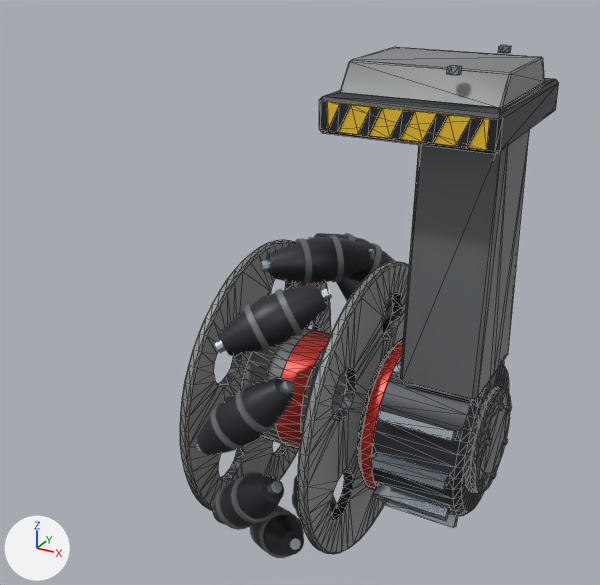
An edit to the FBX model Tools/ModelFactory/R4Movement940/R4M_OmniDrive/R4M_OmniDrive.fbx, drawn before and after from the same camera.
Camera for both pictures: a 50 mm camera at (0.479, -0.922, 0.402) aimed at (-0.026, -0.003, -0.057). Every picture has the same lights, and +X, +Y and +Z are marked at lower left. The picture after the commit comes second. Mesh edges are drawn as thin lines on the coarser meshes. Where no turn or scale is listed for an object, it has been applied to the vertices.

In view in the first picture: 'R4M_OmniDrive_Hub', 'R4M_OmniDrive_MotorPod', 'R4M_OmniDrive_Roller_01', 'R4M_OmniDrive_Roller_02', 'R4M_OmniDrive_Roller_03', 'R4M_OmniDrive_Roller_04', 'R4M_OmniDrive_Roller_09', 'R4M_OmniDrive_Roller_10' and 2 more.
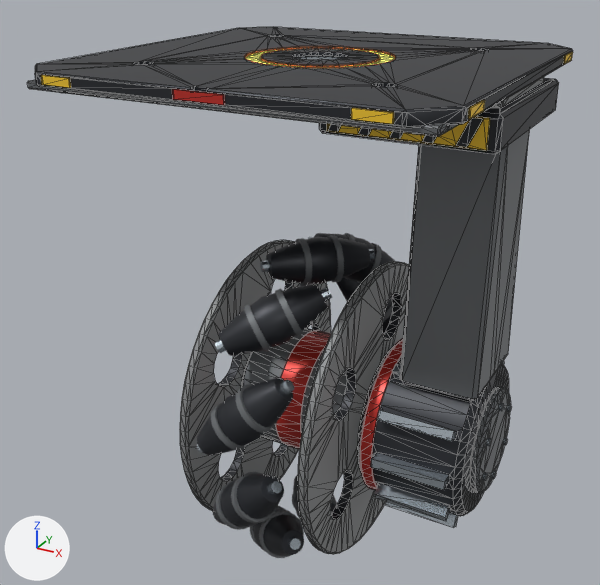
Pixel boxes [x1, y1, x2, y2] of what changed, in the pictures (600 x 585 px):
'R4M_OmniDrive_MotorPod', reshaped (127% wider): before [319, 45, 559, 528]; after [27, 27, 573, 528]
part 1 of me_r4m_omnidrive_motorpod, added: after [296, 55, 343, 60]
part 2 of me_r4m_omnidrive_motorpod, added: after [246, 48, 395, 68]
part 3 of me_r4m_omnidrive_motorpod, deleted: before [498, 45, 511, 53]
part 4 of me_r4m_omnidrive_motorpod, deleted: before [447, 66, 462, 75]
part 5 of me_r4m_omnidrive_motorpod, built on: before [340, 47, 545, 108]; after [27, 27, 573, 137]

The change, as a diff of the scene's bpy script:
```diff
--- a/Tools/ModelFactory/R4Movement940/R4M_OmniDrive/R4M_OmniDrive.fbx.py
+++ b/Tools/ModelFactory/R4Movement940/R4M_OmniDrive/R4M_OmniDrive.fbx.py
@@ mat_energy_hot @@
+mat_energy_hot = principled_material('Energy_Hot')
+mat_energy_hot.base_color = (1.0, 0.38, 0.06)  # orange #ffa645
+mat_energy_hot.roughness = 0.25
+mat_energy_hot.emission_color = (1.0, 0.22, 0.02)  # orange #ff8127
+mat_energy_hot.emission_strength = 3.5
@@ me_r4m_omnidrive_motorpod @@
 # used by ob_r4m_omnidrive_motorpod; location = (0.0, 0.0, 0.0)
-me_r4m_omnidrive_motorpod.from_pydata(...)  # 804 vertices, 1592 faces; spans x 0.06..0.266, y -0.123..0.122, z -0.33..0.273
+me_r4m_omnidrive_motorpod.from_pydata(...)  # 1472 vertices, 2916 faces; spans x -0.256..0.266, y -0.256..0.256, z -0.33..0.26
+# me_r4m_omnidrive_motorpod part 1: a new loose piece, a 24-sided cylinder along z spanning x -0.0325..0.0325, y -0.0325..0.0325, z 0.2538..0.256, in mat_steel_light (light grey #c4ced7)
+# me_r4m_omnidrive_motorpod part 2: a new loose piece of 96 vertices spanning x -0.09..0.09, y -0.09..0.091, z 0.256..0.258, in mat_energy_hot (orange #ffa645, glowing orange #ff8127)
+# me_r4m_omnidrive_motorpod part 3: the loose piece of 12 vertices spanning x 0.194..0.206, y 0.083..0.098, z 0.266..0.273 is deleted
+# me_r4m_omnidrive_motorpod part 4: the loose piece of 12 vertices spanning x 0.194..0.206, y -0.097..-0.082, z 0.266..0.273 is deleted
+# me_r4m_omnidrive_motorpod part 5: 3 vertices moved from x 0.07..0.25, y -0.066..0.064, z 0.266 to x 0.07..0.25, y -0.083..0.081, z 0.244; 9 vertices removed from x 0.072..0.252, y -0.066..0.066, z 0.266..0.268; 509 vertices added at x -0.256..0.256, y -0.256..0.256, z 0.237..0.26
+# other edits to the shape of me_r4m_omnidrive_motorpod do not show in these pictures
 me_r4m_omnidrive_motorpod.materials.append(mat_armor_dark)
@@ me_r4m_omnidrive_motorpod @@
 me_r4m_omnidrive_motorpod.materials.append(mat_hazard_yellow)
+me_r4m_omnidrive_motorpod.materials.append(mat_energy_hot)  # orange #ffa645, glowing orange #ff8127
```
